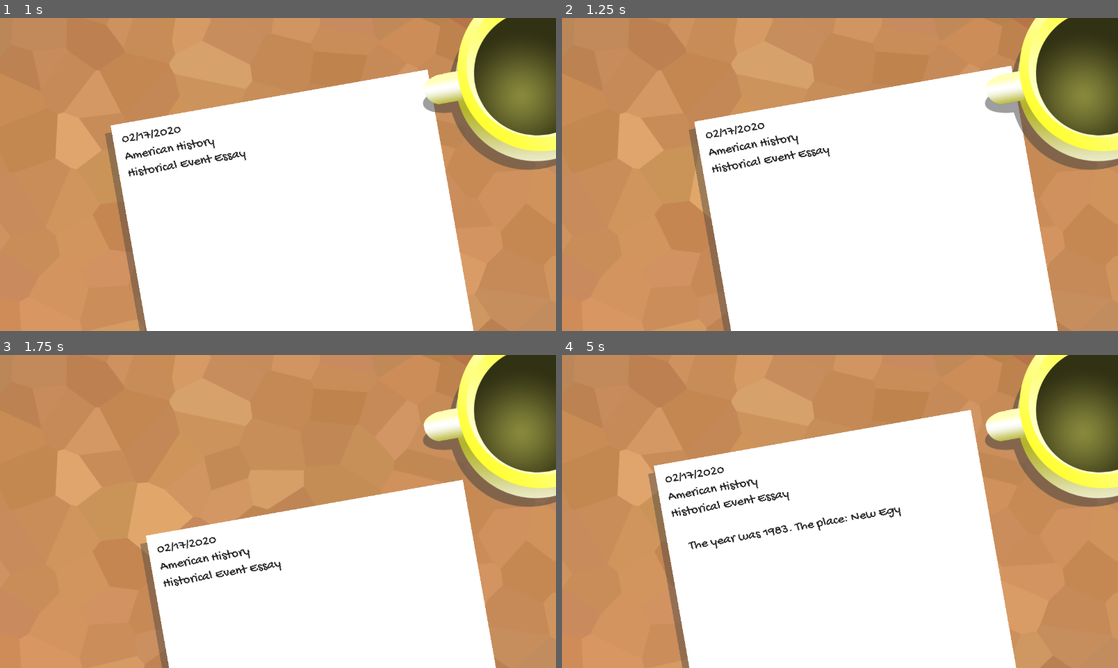
Above: before the commit, frames 1-4 (two rows, left to right).
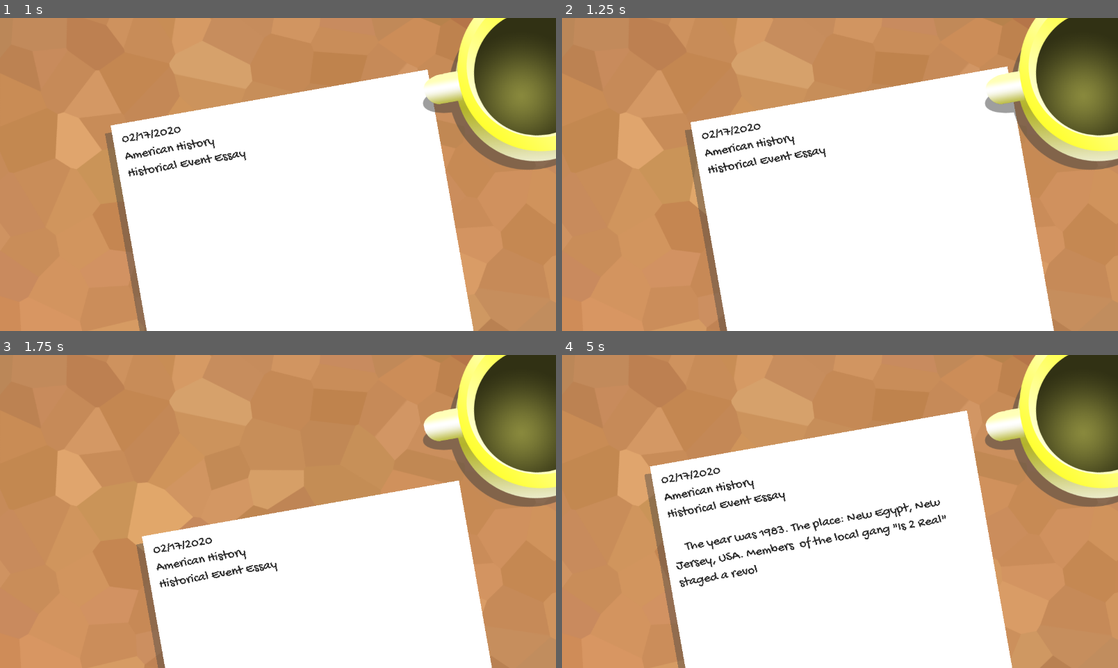
Above: after the commit, the same moments.

Repository: justinwash/godot-wild-jam-18
Game: Godot game, scene res://Scenes/Game.tscn
Same seed, same stepped clock (60 frames per second), same inputs: the game is played once before the commit and once after it.
Inputs:
- Up to frame 1 (1 s): hold Right (ui_right) from 0.53 s (still down)
- Up to frame 2 (1.25 s): keep holding Right (ui_right)
- Up to frame 3 (1.75 s): release Right (ui_right) at 1.28 s; hold Down (ui_down) from 1.28 s (still down)
- Up to frame 4 (5 s): release Down (ui_down) at 2.03 s; hold Right (ui_right) 2.03-2.78 s; hold Up (ui_up) 2.78-3.53 s; hold Left (ui_left) from 3.53 s (still down)

Frame 1 is identical in both runs. In frame 2, 2.4% of the frame differs, in the area x 22-90%, y 15-100%; in frame 3, 1.9%; in frame 4, 3.9%, in the area x 14-82%, y 17-100%.

Commit message:
finish section triggering, day1 effect

Diff:
--- /dev/null
+++ b/Plaguearism/Effects/Day1Effect.gd
@@ -0,0 +1,11 @@
+extends Node2D
+
+export var active = false
+
+func _physics_process(delta):
+	if active:
+		$AnimationPlayer.play("Flow")
+
+
+func _on_AnimationPlayer_animation_finished(anim_name):
+	active = false
--- /dev/null
+++ b/Plaguearism/Scenes/Effect.tscn
@@ -0,0 +1,3 @@
+[gd_scene format=2]
+
+[node name="Effect1" type="Node2D"]
--- a/Plaguearism/Scenes/Game.tscn
+++ b/Plaguearism/Scenes/Game.tscn
@@ -6,6 +6,7 @@
 [ext_resource path="res://Art/mug.png" type="Texture" id=4]
 [ext_resource path="res://Scripts/Section.gd" type="Script" id=5]
 [ext_resource path="res://Scenes/Day.tscn" type="PackedScene" id=6]
+[ext_resource path="res://Effects/Day1Effect.gd" type="Script" id=7]
 
 [sub_resource type="Animation" id=1]
 resource_name = "Popup"
@@ -23,23 +24,69 @@
 }
 
 [sub_resource type="RectangleShape2D" id=2]
-extents = Vector2( 595.853, 1216.78 )
+extents = Vector2( 595.853, 2254.56 )
+
+[sub_resource type="Gradient" id=8]
+offsets = PoolRealArray( 0.0877863, 1 )
+
+[sub_resource type="GradientTexture" id=9]
+gradient = SubResource( 8 )
+
+[sub_resource type="Animation" id=10]
+resource_name = "Flow"
+length = 60.0
+tracks/0/type = "value"
+tracks/0/path = NodePath("Light2D:position")
+tracks/0/interp = 1
+tracks/0/loop_wrap = true
+tracks/0/imported = false
+tracks/0/enabled = true
+tracks/0/keys = {
+"times": PoolRealArray( 0, 1, 59.6 ),
+"transitions": PoolRealArray( 1, 1, 1 ),
+"update": 0,
+"values": [ Vector2( 634.599, 1509.08 ), Vector2( 617.987, 3806.77 ), Vector2( 651.283, 7102.48 ) ]
+}
+tracks/1/type = "value"
+tracks/1/path = NodePath("Light2D:rotation_degrees")
+tracks/1/interp = 1
+tracks/1/loop_wrap = true
+tracks/1/imported = false
+tracks/1/enabled = true
+tracks/1/keys = {
+"times": PoolRealArray( 0, 1, 59.6 ),
+"transitions": PoolRealArray( 1, 1, 1 ),
+"update": 0,
+"values": [ -90.1041, -90.1041, -90.1041 ]
+}
+tracks/2/type = "value"
+tracks/2/path = NodePath("Light2D:scale")
+tracks/2/interp = 1
+tracks/2/loop_wrap = true
+tracks/2/imported = false
+tracks/2/enabled = true
+tracks/2/keys = {
+"times": PoolRealArray( 0, 1, 59.6 ),
+"transitions": PoolRealArray( 1, 1, 1 ),
+"update": 0,
+"values": [ Vector2( 4.20105, 1445.13 ), Vector2( 3.5352, 1445.13 ), Vector2( 2.50815, 1445.13 ) ]
+}
 
 [sub_resource type="DynamicFont" id=3]
 size = 30
 font_data = ExtResource( 1 )
 
+[sub_resource type="RectangleShape2D" id=4]
+extents = Vector2( 703.063, 30.9232 )
+
 [sub_resource type="RectangleShape2D" id=5]
-extents = Vector2( 703.063, 30.9232 )
+extents = Vector2( 43.9186, 3572.09 )
 
 [sub_resource type="RectangleShape2D" id=6]
-extents = Vector2( 43.9186, 3572.09 )
+extents = Vector2( 711.118, 29.3022 )
 
 [sub_resource type="RectangleShape2D" id=7]
-extents = Vector2( 711.118, 29.3022 )
-
-[sub_resource type="RectangleShape2D" id=8]
-extents = Vector2( 42.613, 3192.07 )
+extents = Vector2( 42.613, 3695.15 )
 
 [node name="Game" type="Node2D"]
 
@@ -61,14 +108,14 @@
 anims/Popup = SubResource( 1 )
 
 [node name="CollisionShape2D" type="CollisionShape2D" parent="Paper"]
-position = Vector2( 639.731, 1353.98 )
+position = Vector2( 639.731, 2353.12 )
 shape = SubResource( 2 )
 
 [node name="Paper" type="ColorRect" parent="Paper"]
 margin_left = 274.0
 margin_top = 182.0
 margin_right = 1015.0
-margin_bottom = 2519.0
+margin_bottom = 4527.0
 __meta__ = {
 "_edit_use_anchors_": false
 }
@@ -78,15 +125,42 @@
 margin_left = -16.0
 margin_top = 16.0
 margin_right = 720.0
-margin_bottom = 2353.0
+margin_bottom = 4372.0
 color = Color( 0.243137, 0.243137, 0.243137, 0.407843 )
 __meta__ = {
 "_edit_use_anchors_": false
 }
 
+[node name="Effects" type="Node2D" parent="Paper/Paper"]
+position = Vector2( -274, -182 )
+
+[node name="Day1Effect" type="Node2D" parent="Paper/Paper/Effects"]
+script = ExtResource( 7 )
+
+[node name="Polygon2D" type="Polygon2D" parent="Paper/Paper/Effects/Day1Effect"]
+light_mask = 2
+position = Vector2( -871.923, 913.642 )
+scale = Vector2( 0.468966, 1 )
+color = Color( 1, 0.631373, 0, 0.470588 )
+polygon = PoolVector2Array( 2715.74, -1048.73, 2654.01, -616.598, 2641.66, -73.3521, 2542.89, 741.517, 2789.82, 1494.65, 3024.41, 2371.26, 3086.14, 2914.5, 2925.63, 3408.36, 2542.89, 3902.22, 2258.92, 4457.82, 2147.8, 4964.02, 3913.35, 4926.98, 3876.31, 4322, 3580, 3778.76, 3703.46, 3198.47, 3938.05, 2371.26, 3580, 1618.12, 3456.53, 1111.91, 3580, 408.162, 3345.41, -233.857, 3357.76, -814.142, 3271.34, -1394.43, 3042.93, -3234.06 )
+
+[node name="Light2D" type="Light2D" parent="Paper/Paper/Effects/Day1Effect"]
+position = Vector2( 634.599, 1509.08 )
+rotation = -1.57261
+scale = Vector2( 4.20105, 1445.13 )
+texture = SubResource( 9 )
+color = Color( 0, 0, 0, 1 )
+energy = 0.0
+mode = 3
+range_item_cull_mask = 2
+shadow_item_cull_mask = 2
+
+[node name="AnimationPlayer" type="AnimationPlayer" parent="Paper/Paper/Effects/Day1Effect"]
+anims/Flow = SubResource( 10 )
+
 [node name="Sections" type="Node2D" parent="Paper"]
 
-[node name="1" type="Label" parent="Paper/Sections"]
+[node name="Intro" type="Label" parent="Paper/Sections"]
 margin_left = 294.0
 margin_top = 201.0
 margin_right = 995.0
@@ -105,17 +179,17 @@
 "_edit_use_anchors_": false
 }
 active = true
-delay = 1.856
-slow = 0.3
-
-[node name="2" type="Label" parent="Paper/Sections"]
+delay = 2.0
+slow = 0.1
+
+[node name="Day1" type="Label" parent="Paper/Sections"]
 margin_left = 293.272
 margin_top = 566.919
 margin_right = 994.272
 margin_bottom = 731.919
 custom_fonts/font = SubResource( 3 )
 custom_colors/font_color = Color( 0.145098, 0.145098, 0.145098, 1 )
-text = "    Among the dissenters was a man in possession of a cane that held immense power. Using this power to convince Phar Out to let his bretheren go seemed his only choice, so on the first day, he..."
+text = "    Among the dissenters was a man named Mos Es, who possessed a cane that held immense power. Using this power to convince Phar Out to let his bretheren go seemed his only choice, so on the first day, he..."
 autowrap = true
 percent_visible = 0.0
 script = ExtResource( 5 )
@@ -123,44 +197,197 @@
 "_edit_use_anchors_": false
 }
 active = true
-delay = 20.0
-slow = 0.4
-
-[node name="3" type="Label" parent="Paper/Sections"]
-margin_left = 293.0
-margin_top = 947.0
-margin_right = 994.0
-margin_bottom = 995.0
-custom_fonts/font = SubResource( 3 )
-custom_colors/font_color = Color( 0.145098, 0.145098, 0.145098, 1 )
-text = "    Then on the second day..."
-autowrap = true
-percent_visible = 0.0
-script = ExtResource( 5 )
-__meta__ = {
-"_edit_use_anchors_": false
-}
-active = true
-delay = 42.0
-slow = 0.4
-
-[node name="4" type="Label" parent="Paper/Sections"]
-margin_left = 283.728
-margin_top = 1197.36
-margin_right = 984.728
-margin_bottom = 1245.36
-custom_fonts/font = SubResource( 3 )
-custom_colors/font_color = Color( 0.145098, 0.145098, 0.145098, 1 )
-text = "    Then on the third day..."
-autowrap = true
-percent_visible = 0.0
-script = ExtResource( 5 )
-__meta__ = {
-"_edit_use_anchors_": false
-}
-active = true
-delay = 47.0
-slow = 0.4
+delay = 9.0
+slow = 0.1
+challenge_path = NodePath("../../Choices/Day 1")
+
+[node name="Day2" type="Label" parent="Paper/Sections"]
+margin_left = 291.64
+margin_top = 936.117
+margin_right = 992.64
+margin_bottom = 984.117
+custom_fonts/font = SubResource( 3 )
+custom_colors/font_color = Color( 0.145098, 0.145098, 0.145098, 1 )
+text = "   Phar Out refused to back down, so on the 2nd day he..."
+autowrap = true
+percent_visible = 0.0
+script = ExtResource( 5 )
+__meta__ = {
+"_edit_use_anchors_": false
+}
+slow = 0.1
+challenge_path = NodePath("../../Choices/Day 2")
+
+[node name="Day3" type="Label" parent="Paper/Sections"]
+margin_left = 287.068
+margin_top = 1235.77
+margin_right = 988.068
+margin_bottom = 1312.77
+custom_fonts/font = SubResource( 3 )
+custom_colors/font_color = Color( 0.145098, 0.145098, 0.145098, 1 )
+text = "    Par Out and his gang got pretty good at doing crime while bouncing on PogoBalls, so on the 3rd day he..."
+autowrap = true
+percent_visible = 0.0
+script = ExtResource( 5 )
+__meta__ = {
+"_edit_use_anchors_": false
+}
+slow = 0.1
+challenge_path = NodePath("../../Choices/Day 3")
+
+[node name="Day4" type="Label" parent="Paper/Sections"]
+margin_left = 282.436
+margin_top = 1543.71
+margin_right = 983.436
+margin_bottom = 1591.71
+custom_fonts/font = SubResource( 3 )
+custom_colors/font_color = Color( 0.145098, 0.145098, 0.145098, 1 )
+text = "    Having stolen a pallette of medicinal shampoo, gang operations continued as normal, so on the 4th day he..."
+autowrap = true
+percent_visible = 0.0
+script = ExtResource( 5 )
+__meta__ = {
+"_edit_use_anchors_": false
+}
+slow = 0.1
+challenge_path = NodePath("../../Choices/Day 4")
+
+[node name="Day5" type="Label" parent="Paper/Sections"]
+margin_left = 288.154
+margin_top = 1845.01
+margin_right = 989.154
+margin_bottom = 1962.01
+custom_fonts/font = SubResource( 3 )
+custom_colors/font_color = Color( 0.145098, 0.145098, 0.145098, 1 )
+text = "    Mos Es decided that his actions so far had not been drastic enough, so to put a more serious damper on the gang's oprations, on the 5th day he..."
+autowrap = true
+percent_visible = 0.0
+script = ExtResource( 5 )
+__meta__ = {
+"_edit_use_anchors_": false
+}
+slow = 0.1
+challenge_path = NodePath("../../Choices/Day 5")
+
+[node name="Day6" type="Label" parent="Paper/Sections"]
+margin_left = 288.154
+margin_top = 2175.52
+margin_right = 989.154
+margin_bottom = 2223.52
+custom_fonts/font = SubResource( 3 )
+custom_colors/font_color = Color( 0.145098, 0.145098, 0.145098, 1 )
+text = "    As it turned out, public transit in New Egypt was more convenient than Mos Es had thought, so, feeling somewhat defeated, on the 6th day he..."
+autowrap = true
+percent_visible = 0.0
+script = ExtResource( 5 )
+__meta__ = {
+"_edit_use_anchors_": false
+}
+slow = 0.1
+challenge_path = NodePath("../../Choices/Day 6")
+
+[node name="Day7" type="Label" parent="Paper/Sections"]
+margin_left = 297.006
+margin_top = 2489.77
+margin_right = 998.006
+margin_bottom = 2537.77
+custom_fonts/font = SubResource( 3 )
+custom_colors/font_color = Color( 0.145098, 0.145098, 0.145098, 1 )
+text = "    The gang members and Phar Out himself were forced to adobt much more rigorous hygene standards, but still weren't backing down, so on the 7th day he..."
+autowrap = true
+percent_visible = 0.0
+script = ExtResource( 5 )
+__meta__ = {
+"_edit_use_anchors_": false
+}
+slow = 0.1
+challenge_path = NodePath("../../Choices/Day 7")
+
+[node name="Day8" type="Label" parent="Paper/Sections"]
+margin_left = 289.681
+margin_top = 2820.59
+margin_right = 990.681
+margin_bottom = 2937.59
+custom_fonts/font = SubResource( 3 )
+custom_colors/font_color = Color( 0.145098, 0.145098, 0.145098, 1 )
+text = "   That terrible terrible song annoyed the citizens of New Egypt enough to cause a signifant uptick in earplug sales. On the next day Mos Es..."
+autowrap = true
+percent_visible = 0.0
+script = ExtResource( 5 )
+__meta__ = {
+"_edit_use_anchors_": false
+}
+slow = 0.1
+challenge_path = NodePath("../../Choices/Day 8")
+
+[node name="Day9" type="Label" parent="Paper/Sections"]
+margin_left = 288.154
+margin_top = 3158.1
+margin_right = 989.154
+margin_bottom = 3206.1
+custom_fonts/font = SubResource( 3 )
+custom_colors/font_color = Color( 0.145098, 0.145098, 0.145098, 1 )
+text = "    The beast devoured and devoured and devoured, but carrots weren't exactly a staple of the gang's diet, so on the 9th day he..."
+autowrap = true
+percent_visible = 0.0
+script = ExtResource( 5 )
+__meta__ = {
+"_edit_use_anchors_": false
+}
+slow = 0.1
+challenge_path = NodePath("../../Choices/Day 9")
+
+[node name="Day10" type="Label" parent="Paper/Sections"]
+margin_left = 281.153
+margin_top = 3466.0
+margin_right = 982.153
+margin_bottom = 3514.0
+custom_fonts/font = SubResource( 3 )
+custom_colors/font_color = Color( 0.145098, 0.145098, 0.145098, 1 )
+text = "    New Egypt was plunged into darkness. This caused a massive strain on the gang members' cell-phone batteries, which they used to light their way through the long night. On the 10th day, Mos Es..."
+autowrap = true
+percent_visible = 0.0
+script = ExtResource( 5 )
+__meta__ = {
+"_edit_use_anchors_": false
+}
+slow = 0.1
+challenge_path = NodePath("../../Choices/Day 10")
+
+[node name="End" type="Label" parent="Paper/Sections"]
+margin_left = 288.0
+margin_top = 3831.0
+margin_right = 989.0
+margin_bottom = 4253.0
+custom_fonts/font = SubResource( 3 )
+custom_colors/font_color = Color( 0.145098, 0.145098, 0.145098, 1 )
+text = "    With the death of his own first-bought pet rock, Phar Out mourned.
+
+	    He commanded the loyalists to at last let Mos Es and his people leave the gang unharmed. They returned to their families and led fulfilling, crime-free lives for the rest of their days."
+autowrap = true
+percent_visible = 0.0
+script = ExtResource( 5 )
+__meta__ = {
+"_edit_use_anchors_": false
+}
+slow = 0.1
+
+[node name="Thanks" type="Label" parent="Paper/Sections"]
+margin_left = 293.021
+margin_top = 4455.98
+margin_right = 994.021
+margin_bottom = 4508.98
+custom_fonts/font = SubResource( 3 )
+custom_colors/font_color = Color( 0.145098, 0.145098, 0.145098, 1 )
+text = "Thank you for playing!"
+align = 1
+autowrap = true
+percent_visible = 0.0
+script = ExtResource( 5 )
+__meta__ = {
+"_edit_use_anchors_": false
+}
+slow = 0.1
 
 [node name="Choices" type="Node2D" parent="Paper"]
 
@@ -178,99 +405,131 @@
 
 [node name="Day3" type="Node2D" parent="Paper/Choices/AllChoices"]
 __meta__ = {
-"_editor_description_": "Lice"
+"_editor_description_": "teleported the lice atop the head of every gradeschool child to the still-loyal members of Is 2 Real."
 }
 
 [node name="Day4" type="Node2D" parent="Paper/Choices/AllChoices"]
 __meta__ = {
-"_editor_description_": "Wild Animals"
+"_editor_description_": "unleashed a stampede of Gremlins(tm) into the town of New Egypt, terrorizing everyone in their path."
 }
 
 [node name="Day5" type="Node2D" parent="Paper/Choices/AllChoices"]
 __meta__ = {
-"_editor_description_": "Every Schwinn in town falls apart"
+"_editor_description_": "removed a random critical part from every bicycle and motor vehicle withtin the city limits."
 }
 
 [node name="Day6" type="Node2D" parent="Paper/Choices/AllChoices"]
 __meta__ = {
-"_editor_description_": "Everyone gets super bad acne?"
+"_editor_description_": "cursed the still-loyal gang members with cases of really really (like reeeaaaally) bad acne."
 }
 
 [node name="Day7" type="Node2D" parent="Paper/Choices/AllChoices"]
 __meta__ = {
-"_editor_description_": "Thunderstruck by AC/DC plays on repeat indefinitely (oh god no)"
+"_editor_description_": "commanded every radio station to play only AC/DC's Thunderstruck on repeat for three days."
 }
 
 [node name="Day8" type="Node2D" parent="Paper/Choices/AllChoices"]
 __meta__ = {
-"_editor_description_": "Beatrix Potter emerges from all the copies of her books to devour carrots and other foodstuffs"
+"_editor_description_": "summoned the mythical beast Beatrix Potter from all the copies of her books to devour the town's carrot supply."
 }
 
 [node name="Day9" type="Node2D" parent="Paper/Choices/AllChoices"]
 __meta__ = {
-"_editor_description_": "A Led Zeppelin large enough to blot out the sun"
+"_editor_description_": "deployed a Led Zeppelin large enough to blot out the sun."
 }
 
 [node name="Day10" type="Node2D" parent="Paper/Choices/AllChoices"]
 __meta__ = {
-"_editor_description_": "Death of the first pet rock"
+"_editor_description_": "brought the curse of death upon the first pet rock of every household in New Egypt."
 }
 
 [node name="Day 1" parent="Paper/Choices" instance=ExtResource( 6 )]
+position = Vector2( 1.36035, 8.16223 )
+delay = 0
+next_day_path = NodePath("../../Sections/Day2")
+effect_path = NodePath("../../Paper/Effects/Day1Effect")
 
 [node name="Day 2" parent="Paper/Choices" instance=ExtResource( 6 )]
+position = Vector2( 4.42603, 292.527 )
+delay = 0
 correct_choice = NodePath("../AllChoices/Day2")
+next_day_path = NodePath("../../Sections/Day3")
 
 [node name="Day 3" parent="Paper/Choices" instance=ExtResource( 6 )]
+position = Vector2( 6.0625, 605.548 )
+delay = 0
 correct_choice = NodePath("../AllChoices/Day3")
+next_day_path = NodePath("../../Sections/Day4")
 
 [node name="Day 4" parent="Paper/Choices" instance=ExtResource( 6 )]
+position = Vector2( -1.15295, 905.775 )
+delay = 0
 correct_choice = NodePath("../AllChoices/Day4")
+next_day_path = NodePath("../../Sections/Day5")
 
 [node name="Day 5" parent="Paper/Choices" instance=ExtResource( 6 )]
+position = Vector2( 4.42603, 1237.17 )
+delay = 0
 correct_choice = NodePath("../AllChoices/Day5")
+next_day_path = NodePath("../../Sections/Day6")
 
 [node name="Day 6" parent="Paper/Choices" instance=ExtResource( 6 )]
+position = Vector2( 4.42603, 1561.35 )
+delay = 0
 correct_choice = NodePath("../AllChoices/Day6")
+next_day_path = NodePath("../../Sections/Day7")
 
 [node name="Day 7" parent="Paper/Choices" instance=ExtResource( 6 )]
+position = Vector2( 0, 1879.95 )
+delay = 0
 correct_choice = NodePath("../AllChoices/Day7")
+next_day_path = NodePath("../../Sections/Day8")
 
 [node name="Day 8" parent="Paper/Choices" instance=ExtResource( 6 )]
+position = Vector2( 8.85205, 2204.17 )
+delay = 0
 correct_choice = NodePath("../AllChoices/Day8")
+next_day_path = NodePath("../../Sections/Day9")
 
 [node name="Day 9" parent="Paper/Choices" instance=ExtResource( 6 )]
+position = Vector2( 8.85205, 2536.13 )
+delay = 0
 correct_choice = NodePath("../AllChoices/Day9")
+next_day_path = NodePath("../../Sections/Day10")
 
 [node name="Day 10" parent="Paper/Choices" instance=ExtResource( 6 )]
+position = Vector2( 17.7043, 2901.92 )
+delay = 0
 correct_choice = NodePath("../AllChoices/Day10")
+next_day_path = NodePath("../../Sections/End")
 
 [node name="Boundary" type="Node2D" parent="."]
 
 [node name="Top" type="StaticBody2D" parent="Boundary"]
 
 [node name="CollisionShape2D" type="CollisionShape2D" parent="Boundary/Top"]
-position = Vector2( 645.208, -2147.47 )
+position = Vector2( 639.882, -4319.1 )
+shape = SubResource( 4 )
+
+[node name="Left" type="StaticBody2D" parent="Boundary"]
+
+[node name="CollisionShape2D" type="CollisionShape2D" parent="Boundary/Left"]
+position = Vector2( -53.0278, 1350.3 )
 shape = SubResource( 5 )
 
-[node name="Left" type="StaticBody2D" parent="Boundary"]
-
-[node name="CollisionShape2D" type="CollisionShape2D" parent="Boundary/Left"]
-position = Vector2( -43.9521, 61.5331 )
+[node name="Bottom" type="StaticBody2D" parent="Boundary"]
+
+[node name="CollisionShape2D" type="CollisionShape2D" parent="Boundary/Bottom"]
+position = Vector2( 626.712, 5497.77 )
 shape = SubResource( 6 )
 
-[node name="Bottom" type="StaticBody2D" parent="Boundary"]
-
-[node name="CollisionShape2D" type="CollisionShape2D" parent="Boundary/Bottom"]
-position = Vector2( 614.334, 3670.15 )
+[node name="Right" type="StaticBody2D" parent="Boundary"]
+
+[node name="CollisionShape2D" type="CollisionShape2D" parent="Boundary/Right"]
+position = Vector2( 1319.82, 1407.45 )
 shape = SubResource( 7 )
-
-[node name="Right" type="StaticBody2D" parent="Boundary"]
-
-[node name="CollisionShape2D" type="CollisionShape2D" parent="Boundary/Right"]
-position = Vector2( 1328.9, 372.806 )
-shape = SubResource( 8 )
 
 [node name="mug" type="Sprite" parent="."]
 position = Vector2( 1267.86, 255.254 )
 texture = ExtResource( 4 )
+[connection signal="animation_finished" from="Paper/Paper/Effects/Day1Effect/AnimationPlayer" to="Paper/Paper/Effects/Day1Effect" method="_on_AnimationPlayer_animation_finished"]
--- a/Plaguearism/Scripts/Choice.gd
+++ b/Plaguearism/Scripts/Choice.gd
@@ -1,6 +1,8 @@
 extends Node2D
 
+export var active = false
 export var delay = 41
+export var option_clicked = false
 
 onready var all_choices = [
 	get_node("../AllChoices/Day1").editor_description,
@@ -19,6 +21,12 @@
 onready var correct_choice_text = get_node(correct_choice).editor_description
 
 onready var randomized_choices = [correct_choice_text]
+
+export(NodePath) var next_day_path
+onready var next_day = get_node(next_day_path)
+
+export(NodePath) var effect_path
+onready var effect = get_node(effect_path)
 
 var labels = []
 var highlighted_label
@@ -40,6 +48,6 @@
 		labels[j].text = randomized_choices[j]
 
 func _physics_process(delta):
-	if t > delay*60:
+	if active && t > delay*60:
 		self.visible = true
 	t += 1
--- a/Plaguearism/Scripts/Option.gd
+++ b/Plaguearism/Scripts/Option.gd
@@ -3,26 +3,42 @@
 onready var click_area = $ClickArea
 onready var day = $".."
 onready var selected = false
-export(Color) var idle_color = get("custom_colors/font_color")
-export(Color) var hover_color = Color('ff0000')
-export(Color) var correct_color = Color('')
-export(Color) var incorrect_color = Color('')
+export(Color) var idle_color = Color('0094ff')
+export(Color) var hover_color = Color('0040ff')
+export(Color) var correct_color = Color('00bd0c')
+export(Color) var incorrect_color = Color('c40000')
 
 func _ready():
 	click_area.connect("button_up", self, "_on_click")
 
 func _physics_process(delta):
-	if !selected:
+	if !selected && !day.option_clicked:
 		if (click_area.is_hovered()):
 			add_color_override("font_color", hover_color)
 		else:
 			add_color_override("font_color", idle_color)
 
 func _on_click():
+	day.option_clicked = true
 	selected = true
 	if (day.correct_choice_text == self.text):
 		print("correct!")
 		add_color_override("font_color", correct_color)
+		for child in get_parent().get_children():
+			if child != self:
+				child.free()
 	else:
+		if day.effect != null:
+			day.effect.active = true
 		print("wrong!")
 		add_color_override("font_color", incorrect_color)
+		for child in get_parent().get_children():
+			if child != self:
+				if child.text == day.correct_choice_text:
+					child.add_color_override("font_color",correct_color)
+
+				else:
+					child.free()
+
+	yield(get_tree().create_timer(1.0), "timeout")
+	get_parent().next_day.active = true
--- a/Plaguearism/Scripts/Section.gd
+++ b/Plaguearism/Scripts/Section.gd
@@ -3,6 +3,9 @@
 export var active = false
 export(float, 0.0, 60) var delay = 0
 export(float, 0.1, 1.0) var slow = 0.5
+
+export(NodePath) var challenge_path
+onready var challenge = get_node(challenge_path)
 
 var t = 0
 
@@ -10,4 +13,8 @@
 	if active && t >= delay*60:
 		if (t % int((10*(slow*2))) == 0):
 			self.visible_characters += 1
+
+	if self.visible_characters >= len(self.text) && challenge != null:
+		challenge.visible = true
+
 	t += 1
Not shown: 1 places in Plaguearism/Scenes/Game.tscn that only renumber resources
